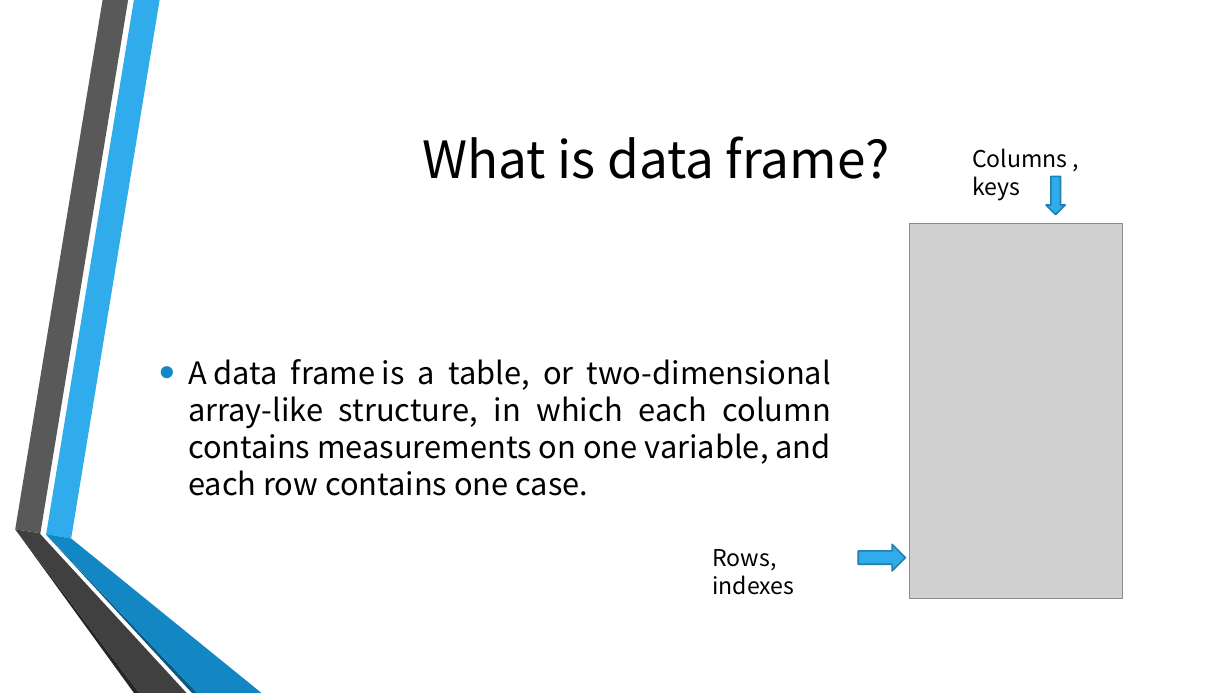
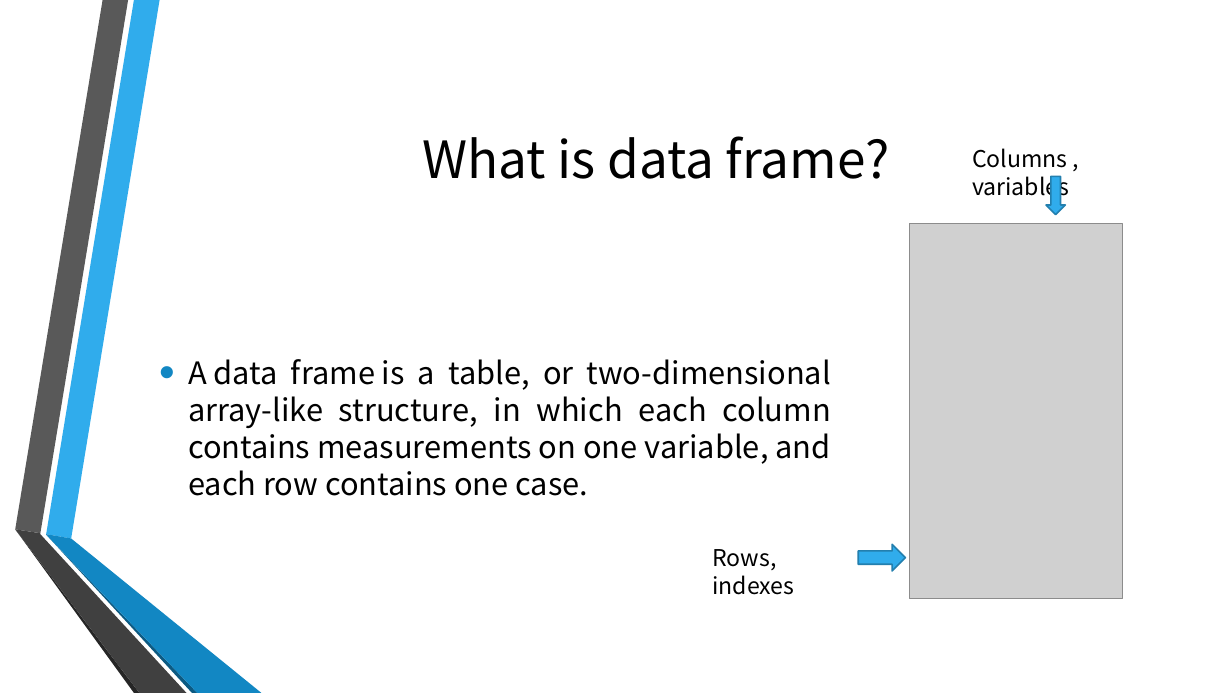
Before and after one commit to ParisaGY/MontgomeryCollege, a slide deck: slide 5 of Presentation.pptx. Drawn at 1232x693 pixels with LibreOffice and Linux fonts; fonts in the diff are those of the drawing; grey boxes stand for pictures; background and template pictures are left out. Boxes give left, top, right and bottom in pixels: in the first picture for what was removed or moved away, otherwise in the second. Text is boxed around its words. In the diff, an @@ line names an element or a change of style, - is before the commit and + after.

```diff
--- a/Presentation.pptx
+++ b/Presentation.pptx
@@ text at (972, 148, 1069, 201): text changed @@
-Columns , keys
+Columns , variables
```
Also in this commit, not shown: 3 other slides changed, 2 slides added, 1 slide removed.
